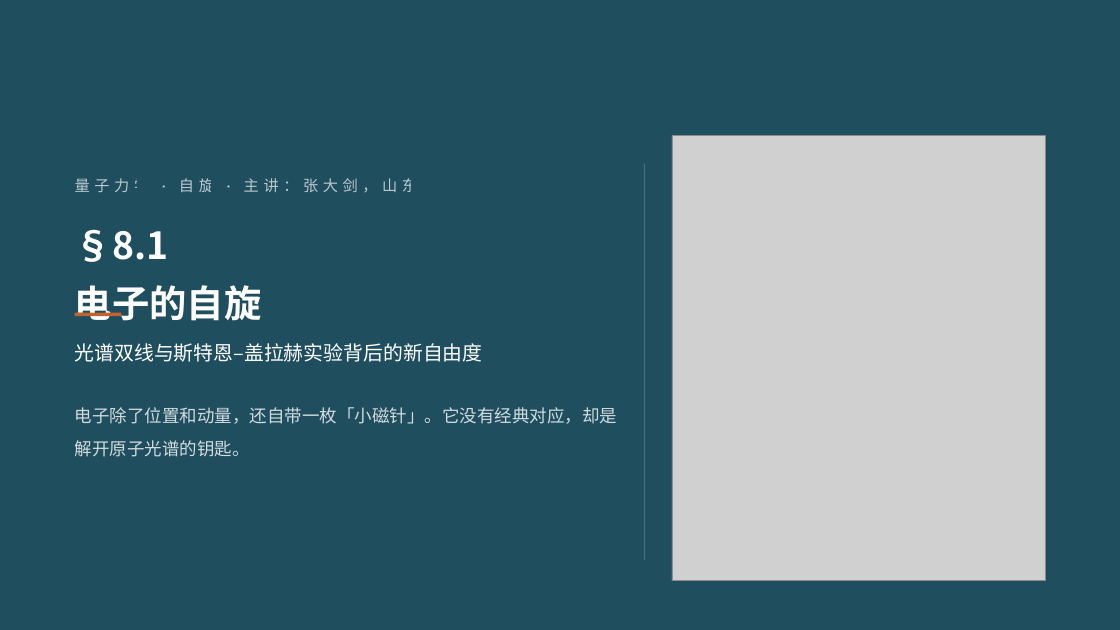
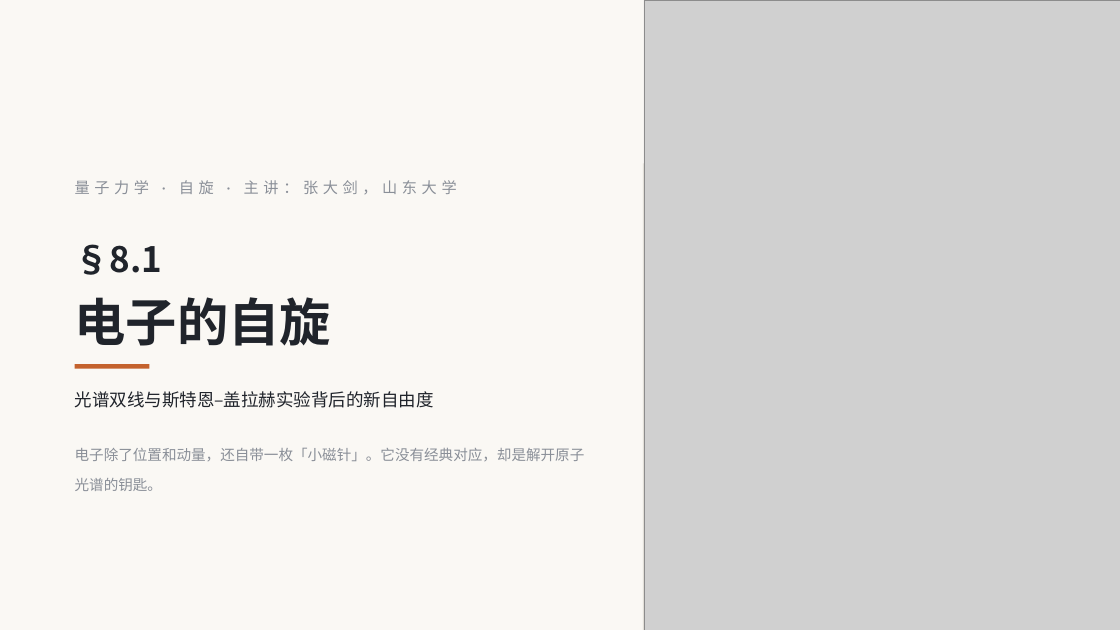
Before and after one commit to zhangdajian-sdu/quantum-mechanics-slides, a slide deck: slide 1 of slides/ch8/ch8-s1.pptx. Drawn at 1120x630 pixels with LibreOffice and Linux fonts; fonts in the diff are those of the drawing; grey boxes stand for pictures. Boxes give left, top, right and bottom in pixels: in the first picture for what was removed or moved away, otherwise in the second. Text is boxed around its words. In the diff, an @@ line names an element or a change of style, - is before the commit and + after.

```diff
--- a/slides/ch8/ch8-s1.pptx
+++ b/slides/ch8/ch8-s1.pptx
@@ background #1F4E5F to #FAF8F4 @@
@@ picture resized from (x1=672, y1=135, x2=1045, y2=581) to (x1=644, y1=0, x2=1120, y2=630) @@
@@ text "量子力学 · 自旋 · 主讲：张大剑，山东大学" at (x1=75, y1=180, x2=457, y2=194): text colour #FFFFFF at 70% opacity to #8A8F98 @@
@@ rectangle resized from (x1=644, y1=163, x2=645, y2=560) to (x1=643, y1=163, x2=644, y2=630) @@
@@ rectangle at (x1=643, y1=163, x2=644, y2=630): fill #FFFFFF at 18% opacity to #E2DFD8 @@
@@ text at (x1=75, y1=229, x2=169, y2=262): paragraph removed @@
-§8.1
@@ text added at (x1=75, y1=244, x2=163, y2=275), 30 pt, text #20242B, bold @@
+§8.1
@@ text "电子的自旋" moved from (x1=75, y1=229, x2=262, y2=321) to (x1=75, y1=297, x2=332, y2=346) @@
@@ text "电子的自旋" at (x1=75, y1=297, x2=332, y2=346): size 32 to 44 pt, text colour #FFFFFF to #20242B; line spacing 1.28 to 1.2 @@
@@ text "光谱双线与斯特恩–盖拉赫实验背后的新自由度" moved from (x1=75, y1=343, x2=483, y2=362) to (x1=75, y1=391, x2=434, y2=408) @@
@@ text "光谱双线与斯特恩–盖拉赫实验背后的新自由度" at (x1=75, y1=391, x2=434, y2=408): size 17 to 15 pt, text colour #FFFFFF to #20242B @@
@@ rectangle resized from (x1=75, y1=313, x2=122, y2=316) to (x1=75, y1=364, x2=150, y2=369) @@
@@ text "电子除了位置和动量，还自带一枚「小磁针」。它没有经典对应，却是解开原子光谱的钥匙。" moved from (x1=75, y1=407, x2=617, y2=457) to (x1=75, y1=448, x2=585, y2=491) @@
@@ text "电子除了位置和动量，还自带一枚「小磁针」。它没有经典对应，却是解开原子光谱的钥匙。" at (x1=75, y1=448, x2=585, y2=491): size 15 to 12.5 pt, font Noto Sans CJK SC to Lato, text colour #FFFFFF at 80% opacity to #8A8F98; line spacing 1.6 to 1.7 @@
```
Also in this commit, not shown: 13 other slides changed, 3 slides added, 25 other files.
